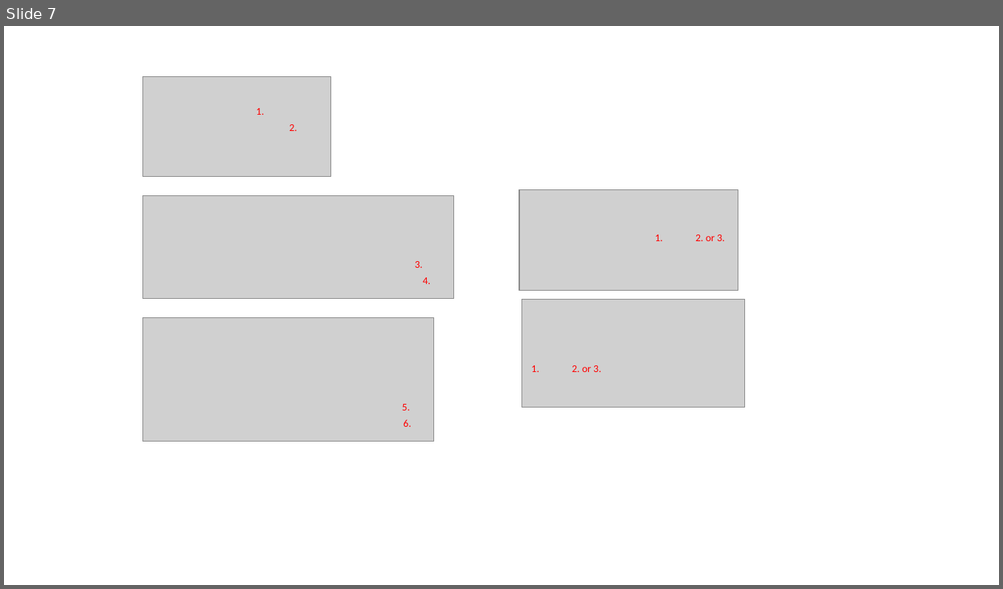
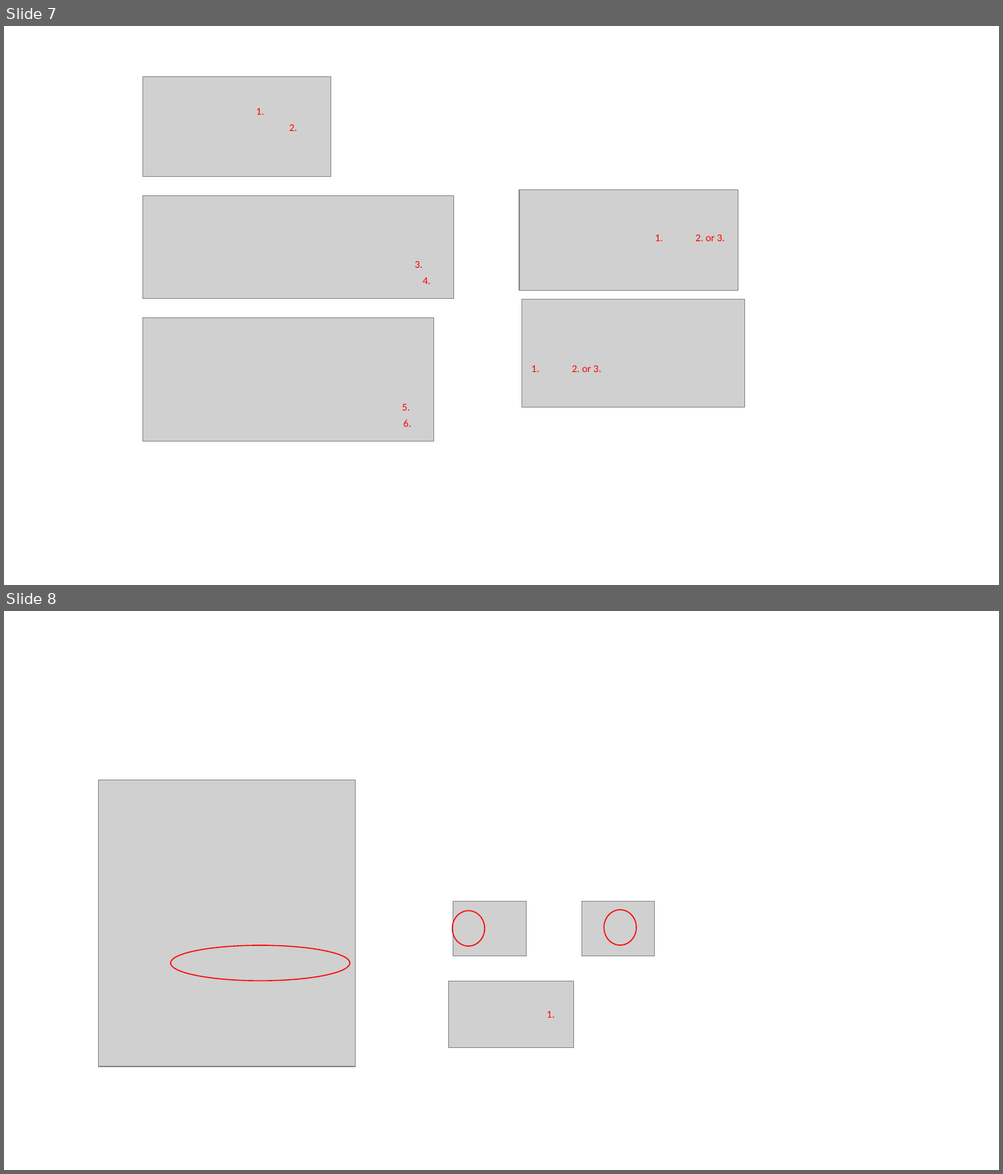
Before and after one commit to APEbbers/TitleBlock-WB, a slide deck: Temp/Scheme and pictures.pptx. Shown one above the other, each under a label of ours: slide 7 before the commit, slides 7 and 8 after it. The pictures are 1003x589 and 1003x1174 pixels, drawn with LibreOffice and Linux fonts; fonts in the diff are those of the drawing; grey boxes stand for pictures. Boxes give left, top, right and bottom in pixels: in the first picture for what was removed or moved away, otherwise in the second. Text is boxed around its words. In the diff, an @@ line names an element or a change of style, - is before the commit and + after.

```diff
--- a/Temp/Scheme and pictures.pptx
+++ b/Temp/Scheme and pictures.pptx
@@ slide 8 added at box(4, 611, 999, 1170), background #FFFFFF @@
@@ picture added at box(98, 780, 355, 1068) @@
@@ ellipse added at box(452, 911, 484, 947), outline #FF0000 1 pt @@
@@ picture added at box(453, 901, 526, 956) @@
@@ picture added at box(581, 901, 654, 956) @@
@@ ellipse added at box(604, 910, 636, 946), outline #FF0000 1 pt @@
@@ ellipse added at box(170, 946, 350, 982), outline #FF0000 1 pt @@
@@ picture added at box(448, 981, 574, 1048) @@
@@ text added at box(546, 1011, 555, 1018), 10 pt, text #FF0000 @@
+1.
```
Also in this commit, not shown: 2 other slides added, 4 other files.
